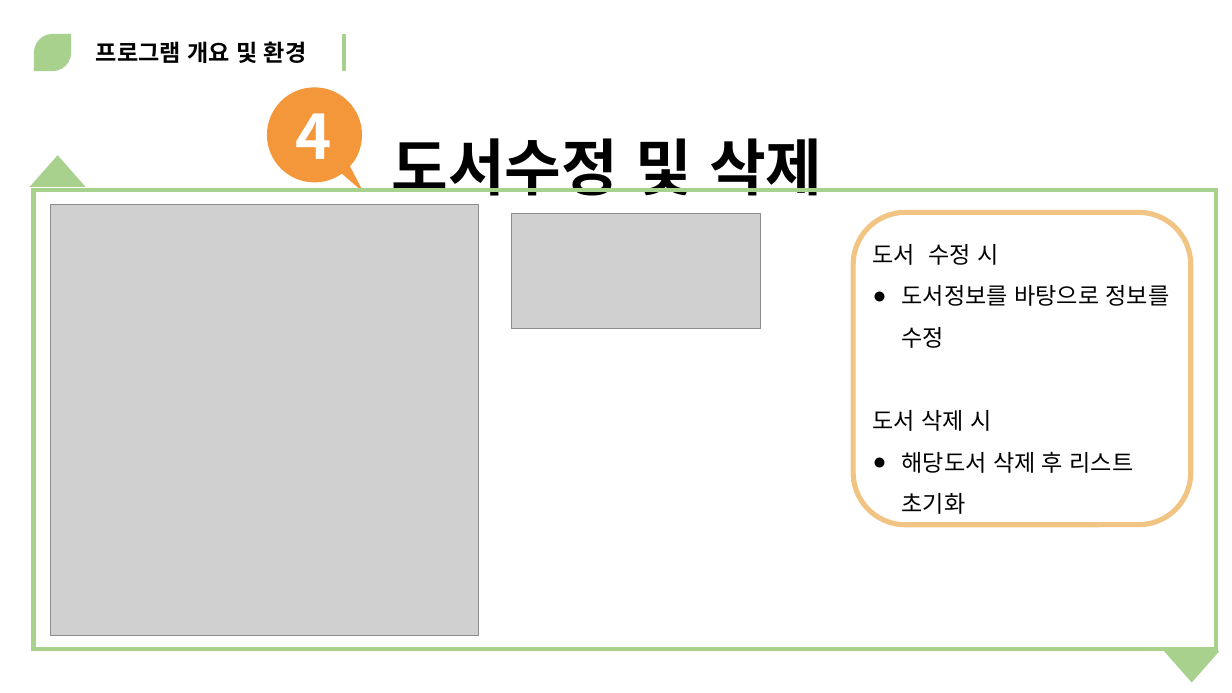
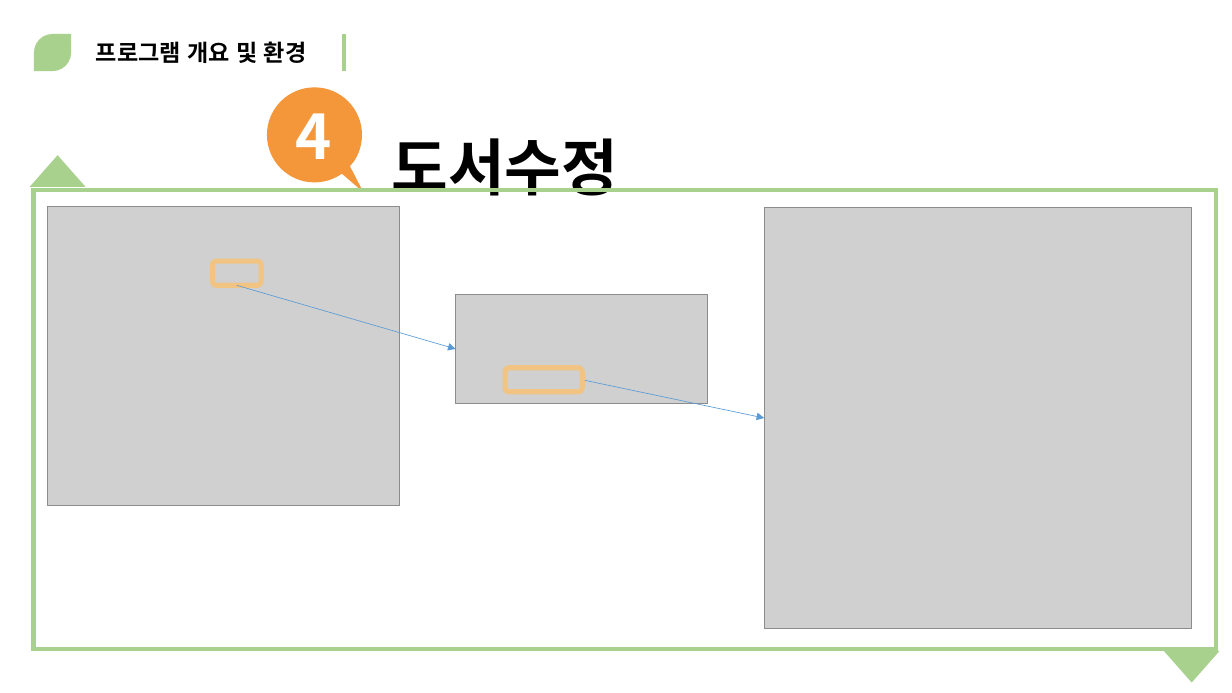
Before and after one commit to MinSu-Kim/java_web_male, a slide deck: slide 21 of document/사발면.pptx (slide 23 before the commit). Drawn at 1232x693 pixels with LibreOffice and Linux fonts; fonts in the diff are those of the drawing; grey boxes stand for pictures. Boxes give left, top, right and bottom in pixels: in the first picture for what was removed or moved away, otherwise in the second. Text is boxed around its words. In the diff, an @@ line names an element or a change of style, - is before the commit and + after.

```diff
--- a/document/사발면.pptx
+++ b/document/사발면.pptx
@@ text at box(391, 138, 618, 196): text changed @@
-도서수정 및 삭제
+도서수정
@@ picture added at box(48, 207, 399, 506) @@
@@ picture: place and size @@
-picture at box(51, 205, 479, 636)
+picture at box(764, 208, 1192, 628)
@@ picture removed at box(512, 213, 762, 328) @@
@@ rounded rectangle removed at box(853, 213, 1190, 525) @@
@@ rounded rectangle added at box(213, 262, 262, 286), outline #F1C483 4 pt @@
@@ text removed at box(873, 244, 1170, 514) @@
-도서 수정 시
-● 도서정보를 바탕으로 정보를 수정
-도서 삭제 시
-● 해당도서 삭제 후 리스트 초기화
@@ arrow added from (237, 286) to (456, 349), #5B9BD5 0.5 pt @@
@@ picture added at box(456, 294, 708, 404) @@
@@ rectangle removed at box(1088, 343, 1099, 584) @@
@@ rounded rectangle added at box(506, 368, 582, 392), outline #F1C483 4 pt @@
@@ arrow added from (582, 380) to (764, 418), #5B9BD5 0.5 pt @@
@@ rectangle removed at box(0, 393, 286, 693) @@
```
Also in this commit, not shown: 23 other slides changed, 5 slides added.
